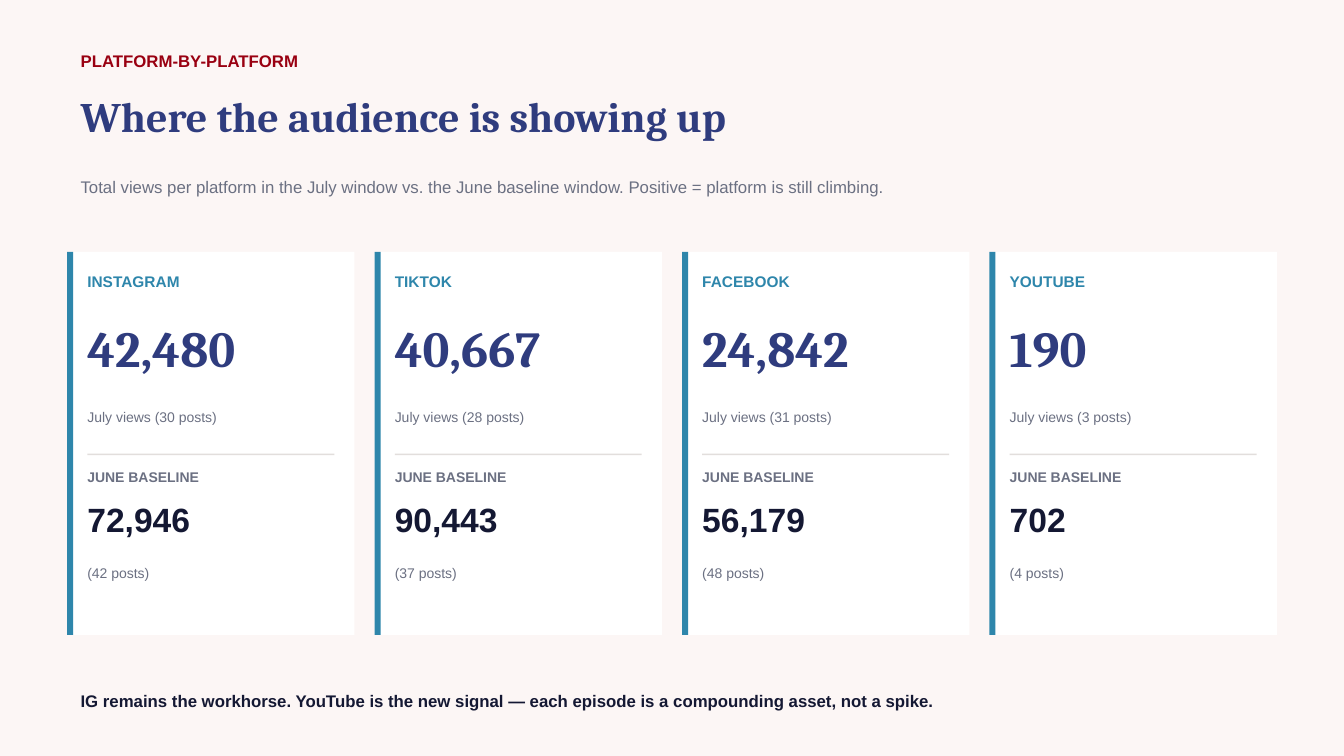
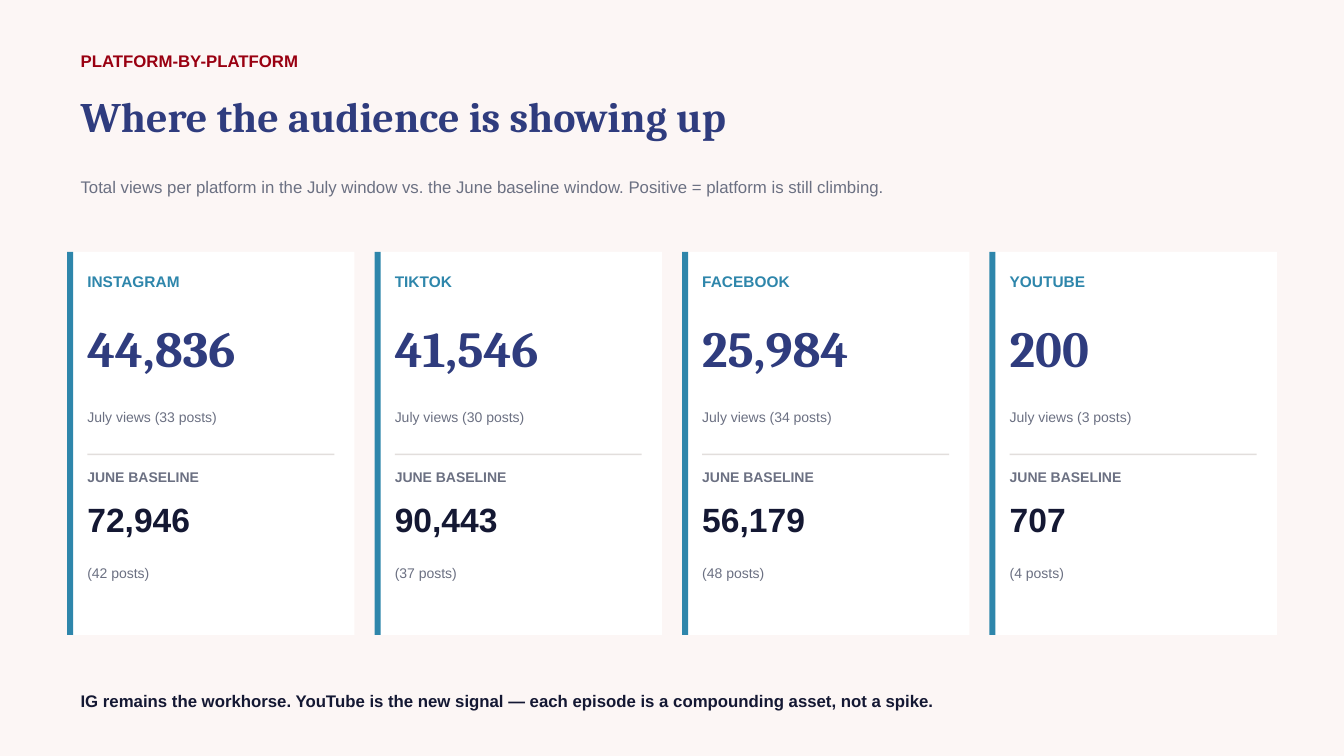
Before and after one commit to zvmmer/talking-downey-kpis, a slide deck: slide 3 of MONTHLY_REPORT_2026-07.pptx. Drawn at 1344x756 pixels with LibreOffice and Linux fonts; fonts in the diff are those of the drawing. Boxes give left, top, right and bottom in pixels: in the first picture for what was removed or moved away, otherwise in the second. Text is boxed around its words. In the diff, an @@ line names an element or a change of style, - is before the commit and + after.

```diff
--- a/MONTHLY_REPORT_2026-07.pptx
+++ b/MONTHLY_REPORT_2026-07.pptx
@@ text at (87, 332, 235, 374): text changed @@
-42,480
+44,836
@@ text at (395, 332, 539, 374): text changed @@
-40,667
+41,546
@@ text at (702, 332, 848, 374): text changed @@
-24,842
+25,984
@@ text at (1010, 333, 1089, 368): text changed @@
-190
+200
@@ text at (87, 412, 217, 425): text changed @@
-July views (30 posts)
+July views (33 posts)
@@ text at (395, 412, 524, 425): text changed @@
-July views (28 posts)
+July views (30 posts)
@@ text at (702, 412, 832, 425): text changed @@
-July views (31 posts)
+July views (34 posts)
@@ text at (1010, 508, 1066, 533): text changed @@
-702
+707
```
Also in this commit, not shown: 4 other slides changed, 5 other files.
